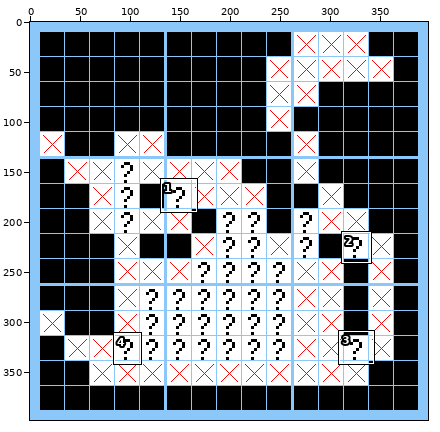
Two states of a sprite sheet, output2.png. Above, an overview of the earlier version with the close-up marked.
Close-up. Earlier state:
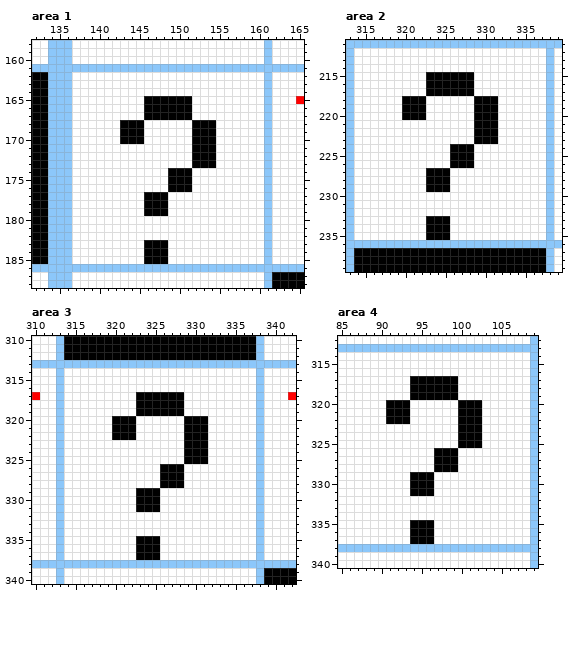
The file is 398x398 pixels. Shown: area 1: x 132..165, y 158..188; area 2: x 313..339, y 211..239; area 3: x 310..342, y 310..340; area 4: x 85..109, y 312..340. The commit also changed other parts of the picture, which this record leaves out.
Now the later version:
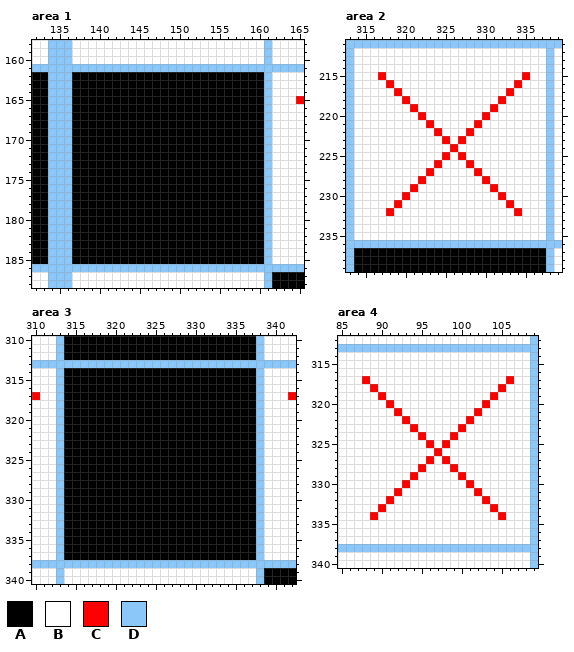
Palette (. is transparent): A #000000  B #ffffff  C #ff0000  D #8cc7fa
Diff:
Area 1:
Colour B becomes colour A in rows 162 to 164 at x 137 to 160; in rows 165 to 167 at x 137 to 145 and 152 to 160; in rows 168 to 170 at x 137 to 142, 146 to 151 and 155 to 160; in rows 171 to 173 at x 137 to 151 and 155 to 160; in rows 174 to 176 at x 137 to 148 and 152 to 160; in rows 177 to 179 at x 137 to 145 and 149 to 160.
Colour B becomes colour A in rows 180 to 182 at x 137 to 160; in rows 183 to 185 at x 137 to 145 and 149 to 160.
Area 2:
Colour A becomes colour B in rows 215 to 217 at x 323 to 328; in row 218 at x 321 to 322 and 329 to 331; in row 219 at x 320, 322 and 329 to 330; in row 220 at x 320 to 321, 329 and 331; in row 221 at x 330 to 331; in rows 222 to 223 at x 329 to 331.
Colour A becomes colour B in row 224 at x 327 to 328; in row 225 at x 326 and 328; in row 226 at x 326 to 327; in row 227 at x 324 to 325; in rows 228 to 229 at x 323 to 325; in rows 233 to 235 at x 323 to 325.
Colour A becomes colour C in row 218 at x 320; in row 219 at x 321 and 331; in row 220 at x 322 and 330; in row 221 at x 329; in row 224 at x 326; in row 225 at x 327.
Colour A becomes colour C in row 226 at x 328; in row 227 at x 323.
Colour B becomes colour C in row 215 at x 317 and 335; in row 216 at x 318 and 334; in row 217 at x 319 and 333; in row 218 at x 332; in row 221 at x 323; in row 222 at x 324 and 328.
Colour B becomes colour C in row 223 at x 325 and 327; in row 225 at x 325; in row 226 at x 324; in row 227 at x 329; in row 228 at x 322 and 330; in row 229 at x 321 and 331.
Colour B becomes colour C in row 230 at x 320 and 332; in row 231 at x 319 and 333; in row 232 at x 318 and 334.
Area 3:
Colour B becomes colour A in rows 314 to 316 at x 314 to 337; in rows 317 to 319 at x 314 to 322 and 329 to 337; in rows 320 to 322 at x 314 to 319, 323 to 328 and 332 to 337; in rows 323 to 325 at x 314 to 328 and 332 to 337; in rows 326 to 328 at x 314 to 325 and 329 to 337; in rows 329 to 331 at x 314 to 322 and 326 to 337.
Colour B becomes colour A in rows 332 to 334 at x 314 to 337; in rows 335 to 337 at x 314 to 322 and 326 to 337.
Area 4:
Colour A becomes colour B in rows 317 to 319 at x 94 to 99; in row 320 at x 92 to 93 and 100 to 102; in row 321 at x 91, 93 and 100 to 101; in row 322 at x 91 to 92, 100 and 102; in row 323 at x 101 to 102; in rows 324 to 325 at x 100 to 102.
Colour A becomes colour B in row 326 at x 98 to 99; in row 327 at x 97 and 99; in row 328 at x 97 to 98; in row 329 at x 95 to 96; in rows 330 to 331 at x 94 to 96; in rows 335 to 337 at x 94 to 96.
Colour A becomes colour C in row 320 at x 91; in row 321 at x 92 and 102; in row 322 at x 93 and 101; in row 323 at x 100; in row 326 at x 97; in row 327 at x 98.
Colour A becomes colour C in row 328 at x 99; in row 329 at x 94.
Colour B becomes colour C in row 317 at x 88 and 106; in row 318 at x 89 and 105; in row 319 at x 90 and 104; in row 320 at x 103; in row 323 at x 94; in row 324 at x 95 and 99.
Colour B becomes colour C in row 325 at x 96 and 98; in row 327 at x 96; in row 328 at x 95; in row 329 at x 100; in row 330 at x 93 and 101; in row 331 at x 92 and 102.
Colour B becomes colour C in row 332 at x 91 and 103; in row 333 at x 90 and 104; in row 334 at x 89 and 105.
Where, in picture pixels (left, top, right, bottom), the same in both close-ups:
changed: (72, 72, 264, 264)
changed: (378, 72, 530, 240)
changed: (64, 368, 256, 560)
changed: (362, 376, 514, 544)
